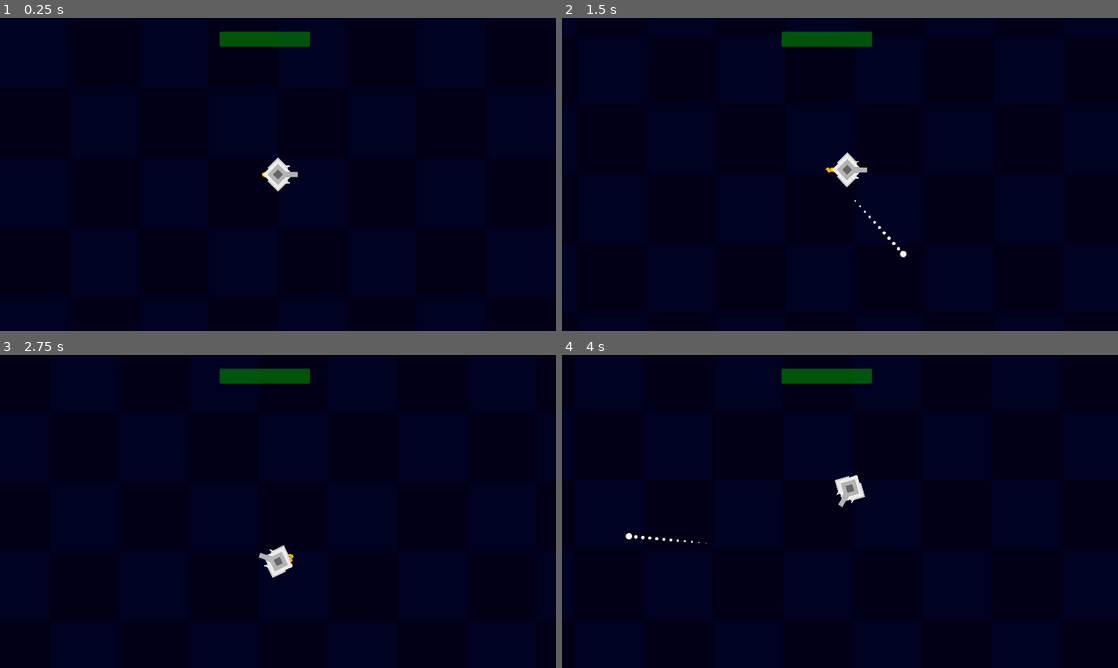
Above: before the commit, frames 1-4 (two rows, left to right).
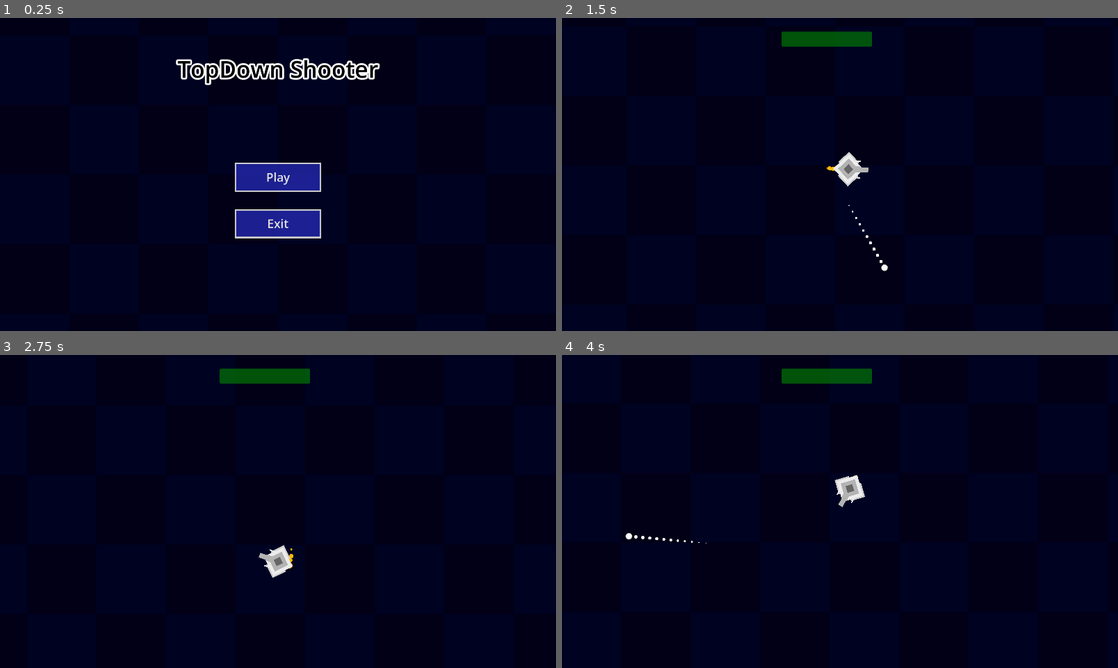
Above: after the commit, the same moments.

Repository: AgentMatthy/TOPDOWNDEMO
Game: Godot game, scene res://Scenes/menu.tscn
The game is run twice, just before and just after one commit, with the same random seed, the same clock (stepped at 60 frames per second) and the same inputs. Before the commit the project starts from res://Scenes/main.tscn.
Inputs (mouse positions are in pixels of both pictures, inside the frame that each line leads up to):
- Up to frame 1 (0.25 s): no input
- Up to frame 2 (1.5 s): click (840, 177) at 0.5 s, where only the run after the commit has a clickable "Play"; move the mouse to (962, 158) at 1.27 s; press the mouse at (962, 158) at 1.28 s; hold D (right) from 1.28 s (still down)
- Up to frame 3 (2.75 s): move the mouse to (166, 527) at 2.02 s; release D (right) at 2.03 s; release the mouse at (166, 527) at 2.03 s; hold S (down) from 2.03 s (still down); tap Shift (shift) at 2.1 s
- Up to frame 4 (4 s): move the mouse to (895, 442) at 2.77 s; release S (down) at 2.78 s; hold D (right) 2.78-3.53 s; tap Space (space) at 2.85 s; move the mouse to (812, 574) at 3.52 s; hold W (up) from 3.53 s (still down); click (812, 574) at 3.6 s

The runs differ from the first frame. In frame 1, 5.2% of the frame differs, in the area x 31-69%, y 4-71%; in frame 2, 0.3%; in frame 3, less than 0.1%; in frame 4, less than 0.1%.

Commit message:
main menü
ja

Diff:
--- /dev/null
+++ b/Scenes/menu.gd
@@ -0,0 +1,20 @@
+class_name Menu
+extends Control
+
+#button
+@onready var startButton = $MarginContainer/HBoxContainer/VBoxContainer/startButton as Button
+@onready var exitButton = $MarginContainer/HBoxContainer/VBoxContainer/exitButton as Button
+
+@onready var startLevel = preload("res://Scenes/main.tscn") as PackedScene
+
+func _ready():
+	startButton.button_down.connect(on_start_pressed)
+	exitButton.button_down.connect(on_exit_pressed)
+
+
+func on_start_pressed() -> void:
+	get_tree().change_scene_to_packed(startLevel)
+
+
+func on_exit_pressed() -> void:
+	get_tree().quit()
--- /dev/null
+++ b/Scenes/menu.tscn
@@ -0,0 +1,95 @@
+[gd_scene load_steps=5 format=3 uid="uid://dfpsurqu1cw13"]
+
+[ext_resource type="Script" path="res://Scenes/menu.gd" id="1_48cj6"]
+[ext_resource type="Texture2D" uid="uid://wwe2u05h1nc5" path="res://Sprites/background.svg" id="1_miolh"]
+
+[sub_resource type="SystemFont" id="SystemFont_jpbc6"]
+font_names = PackedStringArray("Impact")
+
+[sub_resource type="StyleBoxFlat" id="StyleBoxFlat_uikup"]
+bg_color = Color(0.176471, 0.196078, 0.839216, 0.627451)
+border_width_left = 5
+border_width_top = 5
+border_width_right = 5
+border_width_bottom = 5
+
+[node name="Menu" type="Control"]
+layout_mode = 3
+anchors_preset = 15
+anchor_right = 1.0
+anchor_bottom = 1.0
+grow_horizontal = 2
+grow_vertical = 2
+script = ExtResource("1_48cj6")
+
+[node name="TextureRect" type="TextureRect" parent="."]
+layout_mode = 1
+anchors_preset = 15
+anchor_right = 1.0
+anchor_bottom = 1.0
+grow_horizontal = 2
+grow_vertical = 2
+texture = ExtResource("1_miolh")
+
+[node name="MarginContainer" type="MarginContainer" parent="."]
+layout_mode = 1
+anchors_preset = 15
+anchor_right = 1.0
+anchor_bottom = 1.0
+grow_horizontal = 2
+grow_vertical = 2
+theme_override_constants/margin_left = 20
+theme_override_constants/margin_top = 20
+theme_override_constants/margin_right = 20
+theme_override_constants/margin_bottom = 20
+
+[node name="VBoxContainer" type="VBoxContainer" parent="MarginContainer"]
+layout_mode = 2
+theme_override_constants/separation = 100
+
+[node name="Separator" type="Control" parent="MarginContainer/VBoxContainer"]
+layout_mode = 2
+
+[node name="Label" type="Label" parent="MarginContainer/VBoxContainer"]
+layout_mode = 2
+theme_override_colors/font_color = Color(0, 0, 0, 1)
+theme_override_colors/font_shadow_color = Color(1, 1, 1, 1)
+theme_override_colors/font_outline_color = Color(1, 1, 1, 1)
+theme_override_constants/outline_size = 25
+theme_override_fonts/font = SubResource("SystemFont_jpbc6")
+theme_override_font_sizes/font_size = 80
+text = "TopDown Shooter"
+horizontal_alignment = 1
+vertical_alignment = 1
+
+[node name="HBoxContainer" type="HBoxContainer" parent="MarginContainer"]
+layout_mode = 2
+alignment = 1
+
+[node name="VBoxContainer" type="VBoxContainer" parent="MarginContainer/HBoxContainer"]
+layout_mode = 2
+theme_override_constants/separation = 60
+alignment = 1
+
+[node name="Separator2" type="Control" parent="MarginContainer/HBoxContainer/VBoxContainer"]
+layout_mode = 2
+
+[node name="Separator3" type="Control" parent="MarginContainer/HBoxContainer/VBoxContainer"]
+layout_mode = 2
+
+[node name="Separator4" type="Control" parent="MarginContainer/HBoxContainer/VBoxContainer"]
+layout_mode = 2
+
+[node name="startButton" type="Button" parent="MarginContainer/HBoxContainer/VBoxContainer"]
+custom_minimum_size = Vector2(300, 100)
+layout_mode = 2
+theme_override_font_sizes/font_size = 41
+theme_override_styles/normal = SubResource("StyleBoxFlat_uikup")
+text = "Play"
+
+[node name="exitButton" type="Button" parent="MarginContainer/HBoxContainer/VBoxContainer"]
+custom_minimum_size = Vector2(300, 100)
+layout_mode = 2
+theme_override_font_sizes/font_size = 41
+theme_override_styles/normal = SubResource("StyleBoxFlat_uikup")
+text = "Exit"
--- a/Scripts/CharacterBody2D.gd
+++ b/Scripts/CharacterBody2D.gd
@@ -3,7 +3,7 @@
 var movespeed = 80
 var bulletspeed = 1500
 var bullet = preload("res://Scenes/BULLET.tscn")
-var bullet_cooldown = 0
+var bullet_cooldown = 20
 var default_bullet_cooldown = 20
 var recoil = 400
 var direction = Vector2(0, 0)
--- a/project.godot
+++ b/project.godot
@@ -11,7 +11,7 @@
 [application]
 
 config/name="TDM-GIT"
-run/main_scene="res://Scenes/main.tscn"
+run/main_scene="res://Scenes/menu.tscn"
 config/features=PackedStringArray("4.2", "Forward Plus")
 config/icon="res://icon.svg"
 
